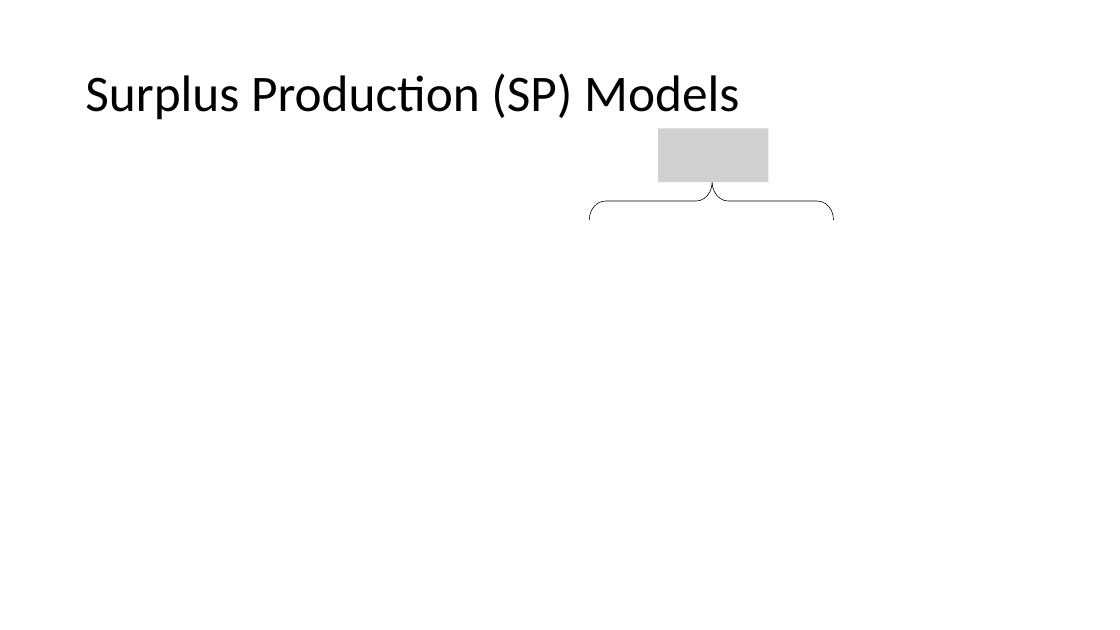
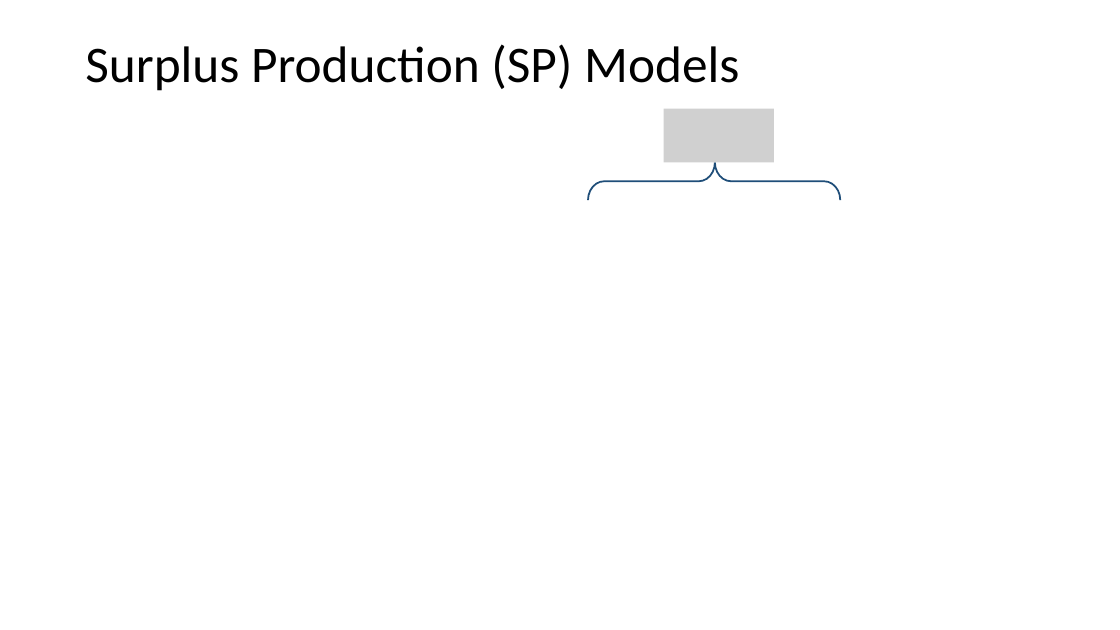
Before and after one commit to TESA-workshops/Ref-Pt-101, a slide deck: slide 28 of RefPt101_221110tb.pptx. Drawn at 1120x630 pixels with LibreOffice and Linux fonts; fonts in the diff are those of the drawing; grey boxes stand for pictures. Boxes give left, top, right and bottom in pixels: in the first picture for what was removed or moved away, otherwise in the second. Text is boxed around its words. In the diff, an @@ line names an element or a change of style, - is before the commit and + after.

```diff
--- a/RefPt101_221110tb.pptx
+++ b/RefPt101_221110tb.pptx
@@ title "Surplus Production (SP) Models": place and size @@
-title "Surplus Production (SP) Models" at [85,73,739,120]
+title "Surplus Production (SP) Models" at [85,44,739,91]
@@ picture: place and size @@
-picture at [659,129,769,182]
+picture at [664,108,774,162]
@@ left brace: place and size @@
-left brace at [589,182,833,220]
+left brace at [589,163,841,200]
@@ left brace at [589,163,841,200]: outline #000000 0.5 pt to #1F4E79 1.5 pt @@
```
Also in this commit, not shown: 7 other slides changed, 1 slide added, 1 slide removed, 1 other file.
